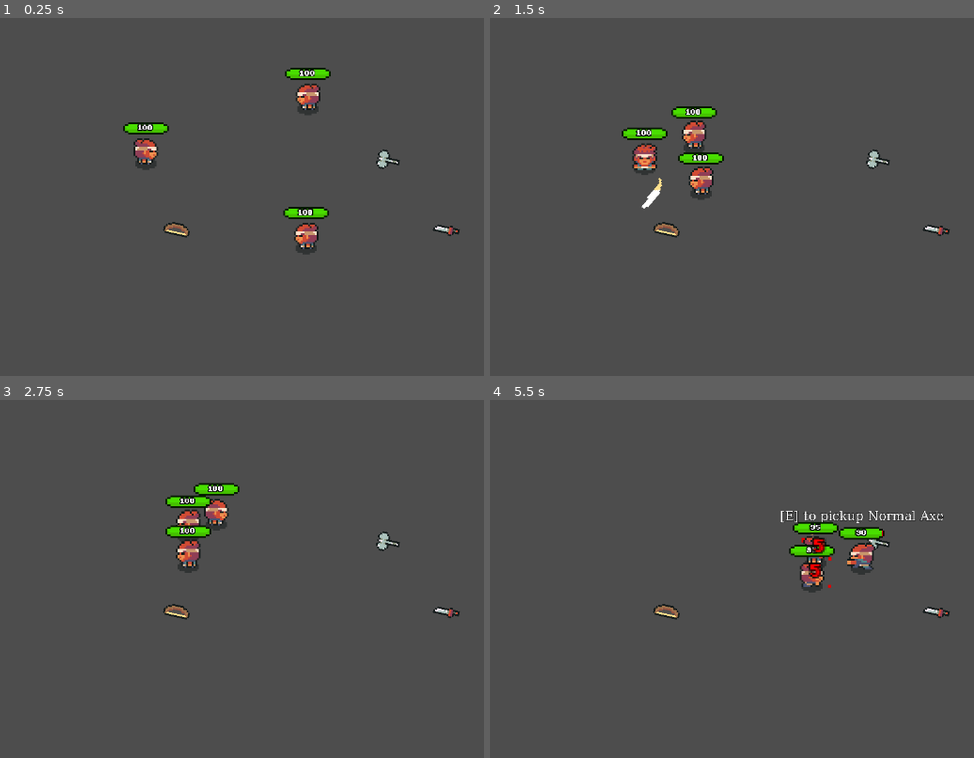
Above: before the commit, frames 1-4 (two rows, left to right).
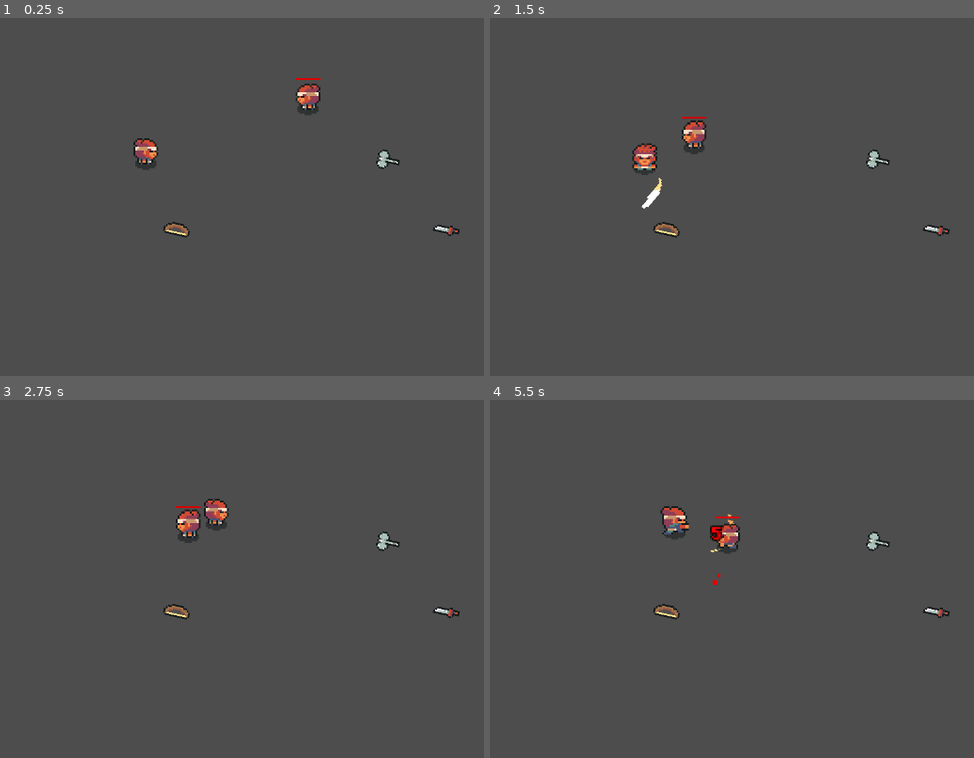
Above: after the commit, the same moments.

Repository: lucaslprimo/TheRPGProject
Game: Godot game, scene res://project/scenes/TestScene.tscn
Two runs of this game, one before a commit and one after it. Both use one fixed random seed, a clock stepped at 60 frames per second and the inputs below.
Inputs (mouse positions are in pixels of both pictures, inside the frame that each line leads up to):
- Up to frame 1 (0.25 s): no input
- Up to frame 2 (1.5 s): move the mouse to (944, 143) at 0.52 s; hold Right (move_right) 0.53-1.28 s; hold Right mouse button (move) 0.53-1.28 s; click (944, 143) at 0.67 s; move the mouse to (630, 186) at 1.27 s; hold Down (move_down) from 1.28 s (still down); click (630, 186) at 1.35 s
- Up to frame 3 (2.75 s): right-click (140, 568) at 1.55 s; move the mouse to (367, 453) at 2.02 s; release Down (move_down) at 2.03 s; hold Right (move_right) from 2.03 s (still down); hold F (interact, bound only after the commit) from 2.03 s (still down); right-click (367, 453) at 2.3 s
- Up to frame 4 (5.5 s): move the mouse to (741, 632) at 2.77 s; release Right (move_right) at 2.78 s; release F (interact, bound only after the commit) at 2.78 s; hold Up (move_up) 2.78-3.53 s; tap E (interact, bound only before the commit) at 2.85 s; click (741, 632) at 2.92 s; right-click (741, 632) at 3.05 s; move the mouse to (outside the picture) at 3.52 s; hold Right mouse button (move) 3.53-4.28 s; hold Left (move_left) 3.53-5.03 s; move the mouse to (552, 482) at 4.27 s; tap B at 4.35 s; right-click (552, 482) at 4.55 s; move the mouse to (819, 546) at 5.02 s; hold Down (move_down) from 5.03 s (still down); hold Right mouse button (move) from 5.03 s (still down); tap C at 5.1 s; click (819, 546) at 5.17 s

The runs differ from the first frame. In frame 1, 1.2% of the frame differs, in the area x 25-69%, y 13-66%; in frame 2, 1.3%; in frame 3, 1.3%; in frame 4, 3.1%, in the area x 35-94%, y 29-54%.

Commit message:
Fix: Movement when Hurt, Healthbar

Diff:
--- a/project.godot
+++ b/project.godot
@@ -94,6 +94,7 @@
 attack={
 "deadzone": 0.2,
 "events": [Object(InputEventMouseButton,"resource_local_to_scene":false,"resource_name":"","device":-1,"window_id":0,"a …(258 unchanged characters)…
+, Object(InputEventKey,"resource_local_to_scene":false,"resource_name":"","device":-1,"window_id":0,"alt_pressed":false,"shift_pressed":false,"ctrl_pressed":false,"meta_pressed":false,"pressed":false,"keycode":0,"physical_keycode":32,"key_label":0,"unicode":32,"location":0,"echo":false,"script":null)
 ]
 }
 move={
@@ -103,7 +104,7 @@
 }
 interact={
 "deadzone": 0.2,
-"events": [Object(InputEventKey,"resource_local_to_scene":fa …(140 unchanged characters)… d":false,"keycode":0,"physical_keycode":69,"key_label":0,"unicode":69,"location":0,"echo":false,"script":null)
+"events": [Object(InputEventKey,"resource_local_to_scene":fa …(140 unchanged characters)… d":false,"keycode":0,"physical_keycode":70,"key_label":0,"unicode":102,"location":0,"echo":false,"script":null)
 ]
 }
 
--- a/project/scenes/HumanoidBase.tscn
+++ b/project/scenes/HumanoidBase.tscn
@@ -31,8 +31,7 @@
 [ext_resource type="PackedScene" uid="uid://cegip78q21h5u" path="res://project/scenes/Item.tscn" id="25_ph6ji"]
 [ext_resource type="Resource" uid="uid://dwqm127y4slnj" path="res://project/resources/weapons/unarmed.tres" id="26_f8gpl"]
 [ext_resource type="Script" uid="uid://cf2l0sdk0mwtd" path="res://project/scripts/components/collector_component.gd" id="27_ph6ji"]
-[ext_resource type="Texture2D" uid="uid://d0g28nkr2j8ix" path="res://template/theme/nine_path_8.png" id="32_ti3im"]
-[ext_resource type="Script" uid="uid://i8vj3ll7m700" path="res://project/scenes/progress_bar_ctrl.gd" id="33_x3e8u"]
+[ext_resource type="Script" uid="uid://i8vj3ll7m700" path="res://project/scripts/humanoids/progress_bar_ctrl.gd" id="33_x3e8u"]
 [ext_resource type="FontFile" uid="uid://dgmfx26ownlxl" path="res://project/assets/font/font_normal.ttf" id="34_5dl4n"]
 
 [sub_resource type="CircleShape2D" id="CircleShape2D_lftxd"]
@@ -1395,6 +1394,8 @@
 
 [sub_resource type="CircleShape2D" id="CircleShape2D_f8gpl"]
 
+[sub_resource type="PlaceholderTexture2D" id="PlaceholderTexture2D_5dl4n"]
+
 [sub_resource type="LabelSettings" id="LabelSettings_x3e8u"]
 font = ExtResource("34_5dl4n")
 font_size = 9
@@ -1666,22 +1667,16 @@
 anchors_preset = 15
 anchor_right = 1.0
 anchor_bottom = 1.0
-offset_left = -14.0
-offset_top = -24.0
-offset_right = 14.0
+offset_left = -7.0
+offset_top = -18.0
+offset_right = 7.0
 offset_bottom = -17.0
 grow_horizontal = 2
 grow_vertical = 2
 value = 100.0
 nine_patch_stretch = true
-stretch_margin_left = 4
-stretch_margin_top = 3
-stretch_margin_right = 4
-stretch_margin_bottom = 4
-texture_under = ExtResource("32_ti3im")
-texture_progress = ExtResource("32_ti3im")
-tint_under = Color(0.9607843, 0.043137256, 0.105882354, 1)
-tint_progress = Color(0.2901961, 0.9372549, 0, 1)
+texture_progress = SubResource("PlaceholderTexture2D_5dl4n")
+tint_progress = Color(0.8597288, 0.31907532, 0, 1)
 script = ExtResource("33_x3e8u")
 label = NodePath("Node2D/Label")
 
@@ -1690,8 +1685,9 @@
 scale = Vector2(0.5, 0.5)
 
 [node name="Label" type="Label" parent="TextureProgressBar/Node2D"]
+visible = false
 offset_left = -38.0
-offset_top = -58.0
+offset_top = -56.0
 offset_right = 38.0
 offset_bottom = -28.0
 text = "100"
--- a/project/scenes/Player.tscn
+++ b/project/scenes/Player.tscn
@@ -78,3 +78,6 @@
 label_settings = SubResource("LabelSettings_qtec2")
 horizontal_alignment = 1
 vertical_alignment = 1
+
+[node name="TextureProgressBar" parent="." index="20"]
+visible = false
--- a/project/scenes/TestScene.tscn
+++ b/project/scenes/TestScene.tscn
@@ -29,6 +29,3 @@
 
 [node name="Enemy" parent="." instance=ExtResource("6_vbvdg")]
 position = Vector2(19, -34)
-
-[node name="Enemy2" parent="." instance=ExtResource("6_vbvdg")]
-position = Vector2(17, 53)
--- a/project/scripts/humanoids/equipment_ctrl.gd
+++ b/project/scripts/humanoids/equipment_ctrl.gd
@@ -1,7 +1,7 @@
 class_name EquipmentController
 extends Node
 
-const pickup_text = "[E] to pickup "
+const pickup_text = "[F] to pickup "
 
 @export var item_drop_template:PackedScene
 @export var inv:InventoryComponent
--- a/project/scripts/humanoids/hurt_state.gd
+++ b/project/scripts/humanoids/hurt_state.gd
@@ -16,3 +16,6 @@
 	if owner is CharacterBody2D:
 		owner.velocity = owner.velocity.move_toward(Vector2.ZERO,_delta)
 		owner.move_and_slide()
+
+func exit():
+	state_machine.input_handler.reset_movement()
--- a/project/scenes/progress_bar_ctrl.gd
+++ b/project/scripts/humanoids/progress_bar_ctrl.gd
@@ -16,6 +16,9 @@
 func update_hp(_old_hp, new_hp):
 	updated_hp = new_hp
 	label.text = str(int(updated_hp))
+	if updated_hp == 0:
+		visible = false
+
 
 func _process(_delta: float) -> void:
 	if value != updated_hp:
Renamed: project/scenes/progress_bar_ctrl.gd.uid -> project/scripts/humanoids/progress_bar_ctrl.gd.uid
